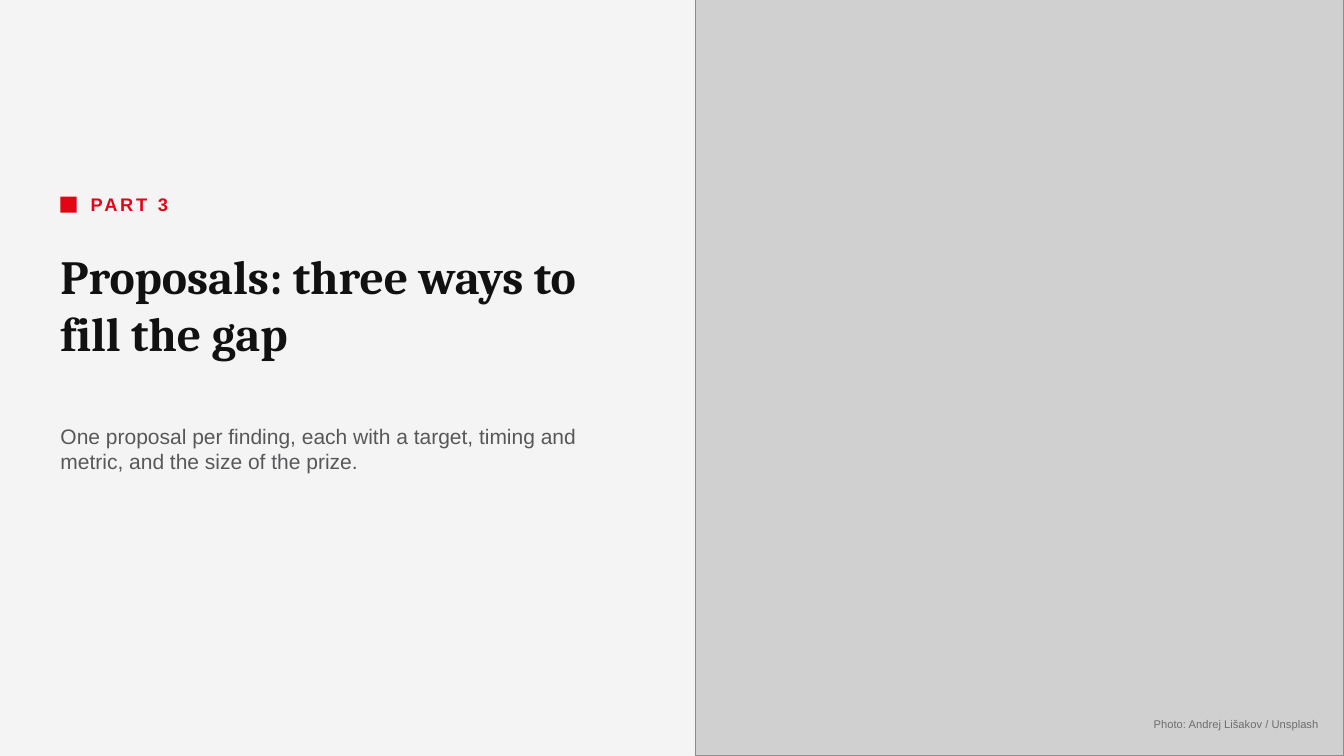
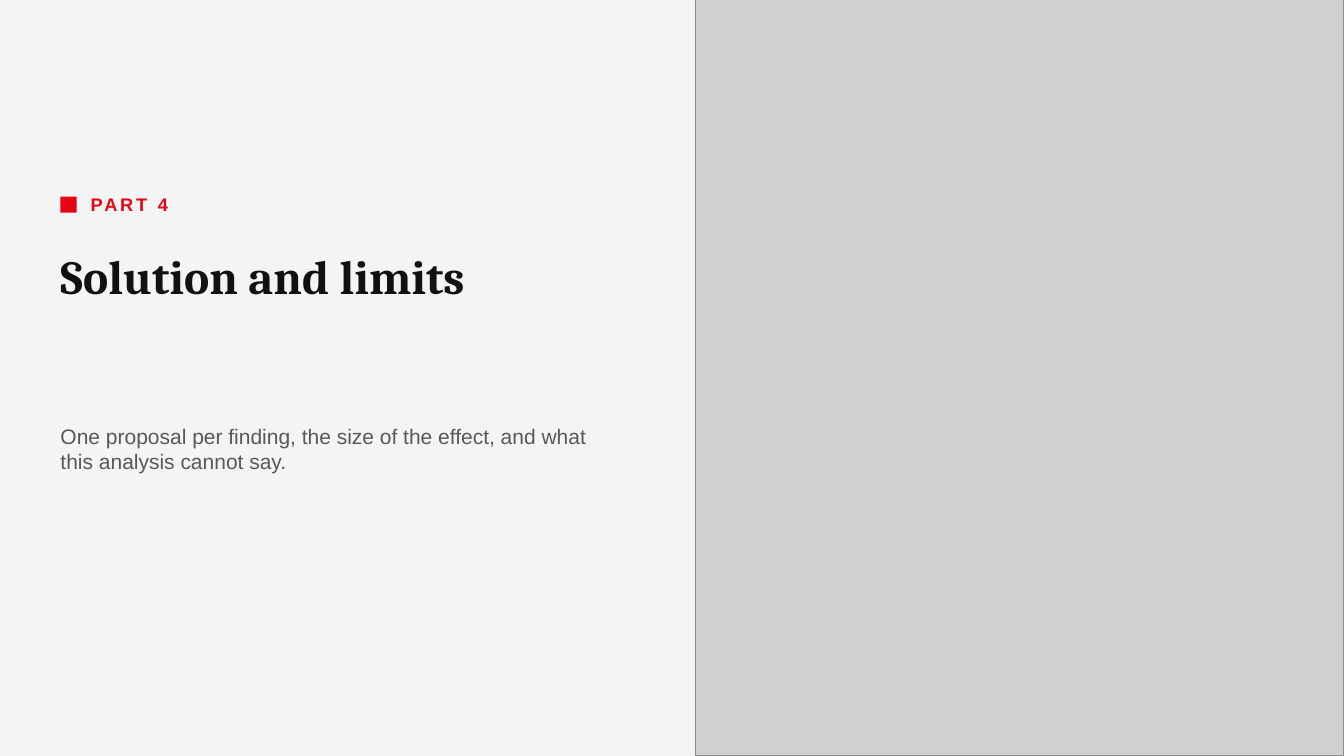
Before and after one commit to underthesun7213/social-data, a slide deck: slide 21 of presentation/hm_retention_deck_en.pptx (slide 14 before the commit). Drawn at 1344x756 pixels with LibreOffice and Linux fonts; fonts in the diff are those of the drawing; grey boxes stand for pictures. Boxes give left, top, right and bottom in pixels: in the first picture for what was removed or moved away, otherwise in the second. Text is boxed around its words. In the diff, an @@ line names an element or a change of style, - is before the commit and + after.

```diff
--- a/presentation/hm_retention_deck_en.pptx
+++ b/presentation/hm_retention_deck_en.pptx
@@ text at (158, 198, 168, 211): text changed @@
-PART 3
+PART 4
@@ title at (60, 261, 465, 295): text changed @@
-Proposals: three ways to fill the gap
+Solution and limits
@@ text at (60, 429, 586, 474): text changed @@
-One proposal per finding, each with a target, timing and metric, and the size of the prize.
+One proposal per finding, the size of the effect, and what this analysis cannot say.
@@ text removed at (1154, 720, 1319, 730) @@
-Photo: Andrej Lišakov / Unsplash
```
Also in this commit, not shown: 20 other slides changed, 7 slides added, 1 slide removed, 6 other files.
